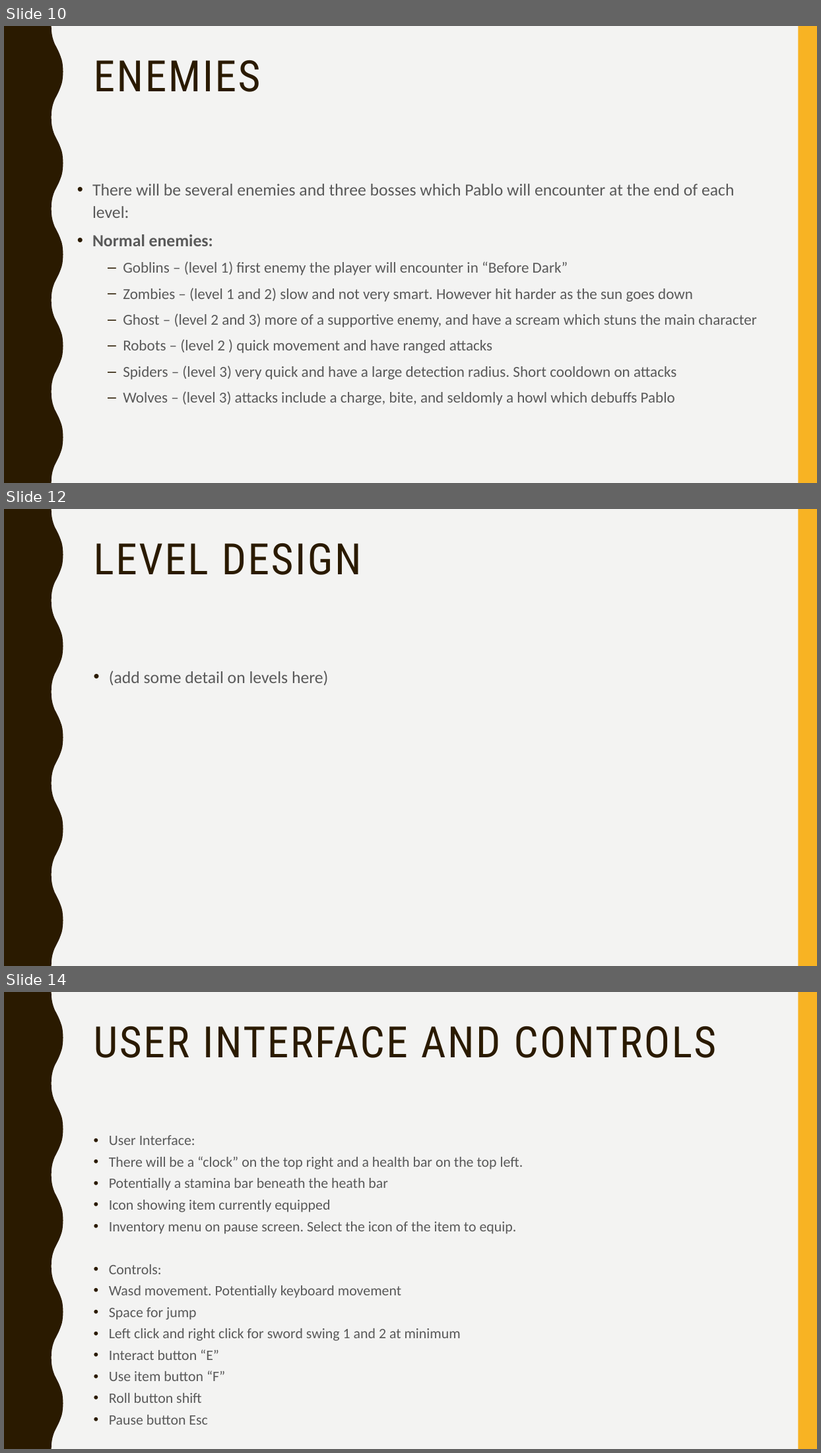
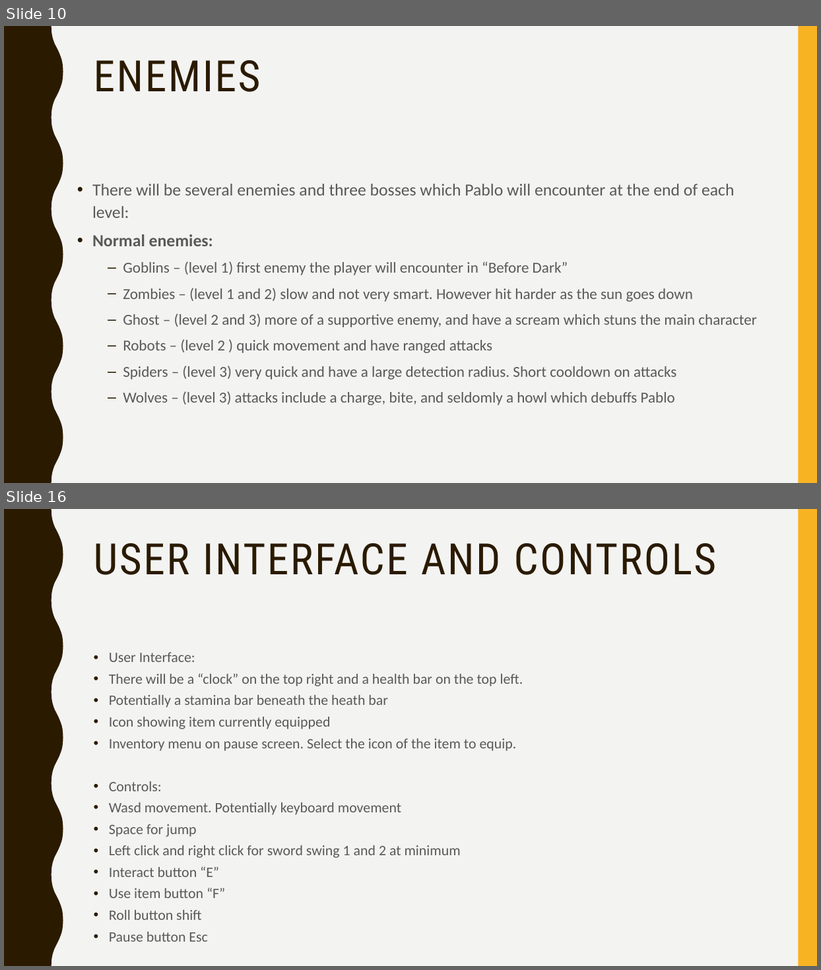
Before and after one commit to LeopoldFrilot/Before-Dark-Repo, a slide deck: VGD_Presentation.pptx. Shown one above the other, each under a label of ours: slides 10, 12 and 14 before the commit, slides 10 and 16 after it; the slides between them are not shown. The pictures are 821x1453 and 821x970 pixels, drawn with LibreOffice and Linux fonts; fonts in the diff are those of the drawing. Boxes give left, top, right and bottom in pixels: in the first picture for what was removed or moved away, otherwise in the second. Text is boxed around its words. In the diff, an @@ line names an element or a change of style, - is before the commit and + after.

```diff
--- a/VGD_Presentation.pptx
+++ b/VGD_Presentation.pptx
@@ slide 12 removed at [4, 509, 817, 966], background #F3F3F2; not listed: 2 template elements that a slide beside it also shows @@
@@ title removed at [94, 543, 362, 575] @@
-LEVEL DESIGN
@@ text removed at [109, 671, 328, 685] @@
-• (add some detail on levels here)
@@ what was slide 14 is now slide 16 @@
```
Also in this commit, not shown: 4 slides changed, 3 slides added.
